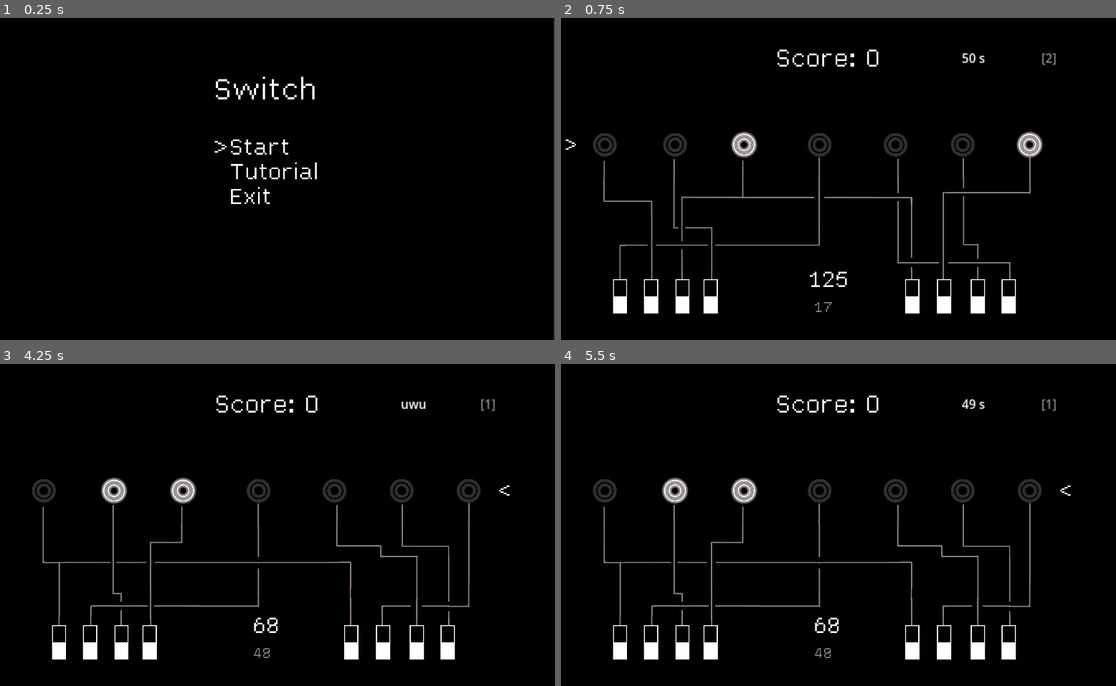
Above: before the commit, frames 1-4 (two rows, left to right).
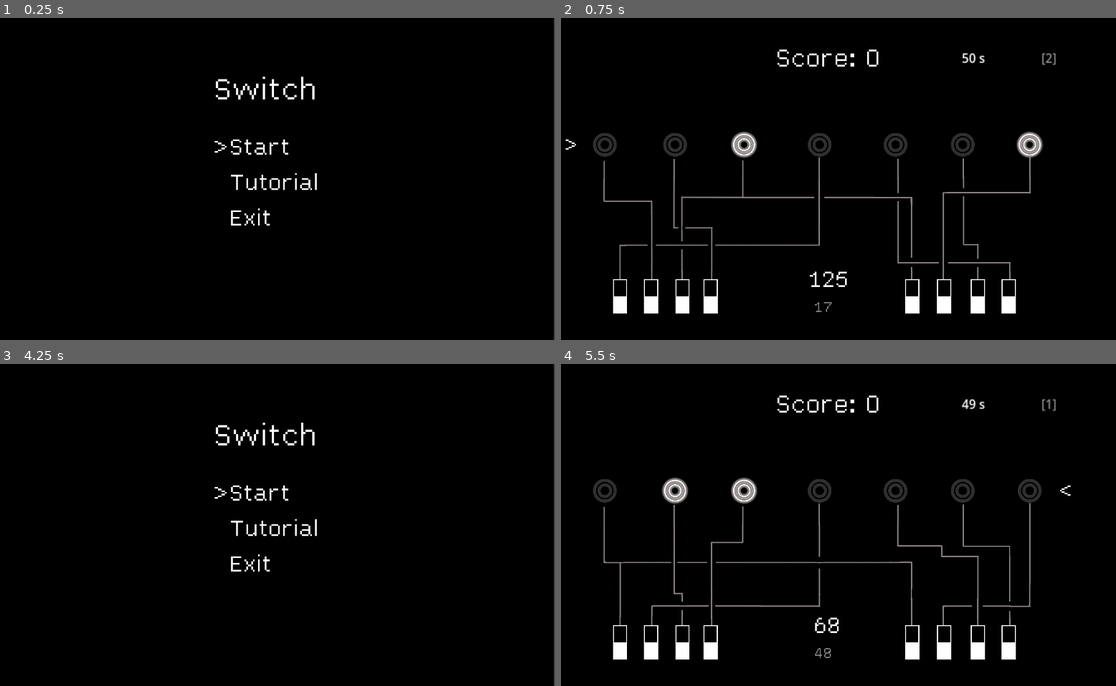
Above: after the commit, the same moments.

Repository: DragonCat4012/Switch
Game: Godot game, scene res://Scenes/menu.tscn
The game is run twice, just before and just after one commit, with the same random seed, the same clock (stepped at 60 frames per second) and the same inputs.
Inputs (mouse positions are in pixels of both pictures, inside the frame that each line leads up to):
- Up to frame 1 (0.25 s): no input
- Up to frame 2 (0.75 s): tap Enter (ui_accept) at 0.5, 0.6 s; move the mouse to (955, 162) at 0.52 s; hold Right (ui_right) from 0.53 s (still down); click (955, 162) at 0.67 s
- Up to frame 3 (4.25 s): tap Enter (ui_accept) at 0.77, 1.07, 1.35, 1.52, 1.82, 2, 2.1, 2.75, 2.85, 3.02, 3.32, 3.5, 3.6, 3.77, 4.07 s; move the mouse to (155, 541) at 1.27 s; release Right (ui_right) at 1.28 s; hold Down (ui_down) 1.28-2.03 s; click (155, 541) at 1.42 s; move the mouse to (327, 454) at 2.02 s; hold Right (ui_right) 2.03-2.78 s; click (327, 454) at 2.17 s; move the mouse to (238, 589) at 2.77 s; hold Up (ui_up) 2.78-3.53 s; click (238, 589) at 2.92 s; move the mouse to (438, 573) at 3.52 s; hold Left (ui_left) from 3.53 s (still down); click (438, 573) at 3.67 s; tap Escape (ui_cancel) at 4.15 s
- Up to frame 4 (5.5 s): move the mouse to (655, 476) at 4.27 s; tap Enter (ui_accept) at 4.35, 4.52, 4.82, 5.1 s; click (655, 476) at 4.42 s; move the mouse to (855, 525) at 5.02 s; release Left (ui_left) at 5.03 s; hold Down (ui_down) from 5.03 s (still down); click (855, 525) at 5.17 s

The runs differ from the first frame. In frame 1, 0.6% of the frame differs, in the area x 41-58%, y 44-65%; in frame 2, nothing differs; in frame 3, 6.0%, in the area x 5-100%, y 0-100%; in frame 4, nothing differs.

Commit message:
fix always selecting first lol

Diff:
--- a/Scenes/MainMenu.gd
+++ b/Scenes/MainMenu.gd
@@ -5,31 +5,33 @@
 @onready var selector_one = $CenterContainer/VBoxContainer/CenterContainer2/HBoxContainer2/VBoxContainer/Selector
 @onready var selector_two = $CenterContainer/VBoxContainer/CenterContainer2/HBoxContainer2/VBoxContainer/Selector2
 @onready var selector_three = $CenterContainer/VBoxContainer/CenterContainer2/HBoxContainer2/VBoxContainer/Selector3
-@onready var labelTutorial = $CenterContainer/VBoxContainer/CenterContainer2/HBoxContainer2/VBoxContainer2/Label
-@onready var labelStart = $CenterContainer/VBoxContainer/CenterContainer2/HBoxContainer2/VBoxContainer2/Label2
-@onready var labelExit = $CenterContainer/VBoxContainer/CenterContainer2/HBoxContainer2/VBoxContainer2/Label3
+@onready var labelTutorial = $CenterContainer/VBoxContainer/CenterContainer2/HBoxContainer2/VBoxContainer2/TutorialLabel
+@onready var labelStart = $CenterContainer/VBoxContainer/CenterContainer2/HBoxContainer2/VBoxContainer2/LabelStart
+@onready var labelExit = $CenterContainer/VBoxContainer/CenterContainer2/HBoxContainer2/VBoxContainer2/LabelExit
 
 var currentSelection = 0
 var lastSelection = 0
 
 func _ready():
-	set_current_selection(0)
+	set_current_selection()
 
 func _input(event): # Handle Touch Inut
-	var newSelection = 0
+	var newSelection = -1
 	if event is InputEventMouseButton:
 		if labelTutorial.get_global_rect().has_point(get_global_mouse_position()):
 			newSelection = 1
-		if labelStart.get_global_rect().has_point(get_global_mouse_position()):
+		elif labelStart.get_global_rect().has_point(get_global_mouse_position()):
 			newSelection = 0
-		if labelTutorial.get_global_rect().has_point(get_global_mouse_position()):
-			labelExit = 2
-
-	if currentSelection == newSelection:
-		handle_selection(currentSelection)
-	else:
-		currentSelection = newSelection
-		set_current_selection(newSelection)
+		elif labelExit.get_global_rect().has_point(get_global_mouse_position()):
+			newSelection = 2
+		else:
+			newSelection = 0
+		print(newSelection)
+		if currentSelection == newSelection:
+			handle_selection(currentSelection)
+		else:
+			currentSelection = newSelection
+			set_current_selection()
 
 func _process(delta):
 	if Input.is_action_just_pressed("ui_down"):
@@ -39,12 +41,7 @@
 	elif Input.is_action_just_pressed("ui_cancel"):
 		get_tree().quit()
 
-	if currentSelection < 0:
-		currentSelection = 2
-	if currentSelection > 2:
-		currentSelection = 0
-
-	set_current_selection(currentSelection)
+	set_current_selection()
 	if Input.is_action_just_pressed("ui_accept"):
 		handle_selection(currentSelection)
 
@@ -56,7 +53,12 @@
 	elif _current_selection == 2: # Exit
 		get_tree().quit()
 
-func set_current_selection(_current_selection):
+func set_current_selection():
+	if currentSelection < 0:
+		currentSelection = 2
+	if currentSelection > 2:
+		currentSelection = 0
+
 	if currentSelection != lastSelection:
 		if not $"../AudioStreamPlayer".playing:
 			$"../AudioStreamPlayer".play()
@@ -65,11 +67,11 @@
 	selector_two.text = ""
 	selector_three.text = ""
 
-	if _current_selection == 0 :
+	if currentSelection == 0 :
 		selector_one.text = ">"
-	elif _current_selection == 1:
+	elif currentSelection == 1:
 		selector_two.text = ">"
-	elif _current_selection == 2:
+	elif currentSelection == 2:
 		selector_three.text=">"
 
-	lastSelection = _current_selection
+	lastSelection = currentSelection
--- a/Scenes/menu.tscn
+++ b/Scenes/menu.tscn
@@ -48,6 +48,7 @@
 [node name="VBoxContainer" type="VBoxContainer" parent="MainMenu/CenterContainer/VBoxContainer/CenterContainer2/HBoxContainer2"]
 custom_minimum_size = Vector2(30, 150)
 layout_mode = 2
+theme_override_constants/separation = 40
 
 [node name="Selector" type="Label" parent="MainMenu/CenterContainer/VBoxContainer/CenterContainer2/HBoxContainer2/VBoxContainer"]
 custom_minimum_size = Vector2(20, 20)
@@ -57,7 +58,6 @@
 text = ">"
 
 [node name="Selector2" type="Label" parent="MainMenu/CenterContainer/VBoxContainer/CenterContainer2/HBoxContainer2/VBoxContainer"]
-unique_name_in_owner = true
 custom_minimum_size = Vector2(20, 20)
 layout_mode = 2
 theme_override_fonts/font = ExtResource("2_wwa65")
@@ -74,8 +74,9 @@
 [node name="VBoxContainer2" type="VBoxContainer" parent="MainMenu/CenterContainer/VBoxContainer/CenterContainer2/HBoxContainer2"]
 custom_minimum_size = Vector2(180, 150)
 layout_mode = 2
+theme_override_constants/separation = 40
 
-[node name="Label2" type="Label" parent="MainMenu/CenterContainer/VBoxContainer/CenterContainer2/HBoxContainer2/VBoxContainer2"]
+[node name="LabelStart" type="Label" parent="MainMenu/CenterContainer/VBoxContainer/CenterContainer2/HBoxContainer2/VBoxContainer2"]
 custom_minimum_size = Vector2(180, 0)
 layout_mode = 2
 mouse_filter = 0
@@ -83,14 +84,14 @@
 theme_override_font_sizes/font_size = 90
 text = "Start"
 
-[node name="Label" type="Label" parent="MainMenu/CenterContainer/VBoxContainer/CenterContainer2/HBoxContainer2/VBoxContainer2"]
+[node name="TutorialLabel" type="Label" parent="MainMenu/CenterContainer/VBoxContainer/CenterContainer2/HBoxContainer2/VBoxContainer2"]
 custom_minimum_size = Vector2(180, 0)
 layout_mode = 2
 theme_override_fonts/font = ExtResource("2_wwa65")
 theme_override_font_sizes/font_size = 90
 text = "Tutorial"
 
-[node name="Label3" type="Label" parent="MainMenu/CenterContainer/VBoxContainer/CenterContainer2/HBoxContainer2/VBoxContainer2"]
+[node name="LabelExit" type="Label" parent="MainMenu/CenterContainer/VBoxContainer/CenterContainer2/HBoxContainer2/VBoxContainer2"]
 custom_minimum_size = Vector2(180, 0)
 layout_mode = 2
 theme_override_fonts/font = ExtResource("2_wwa65")
